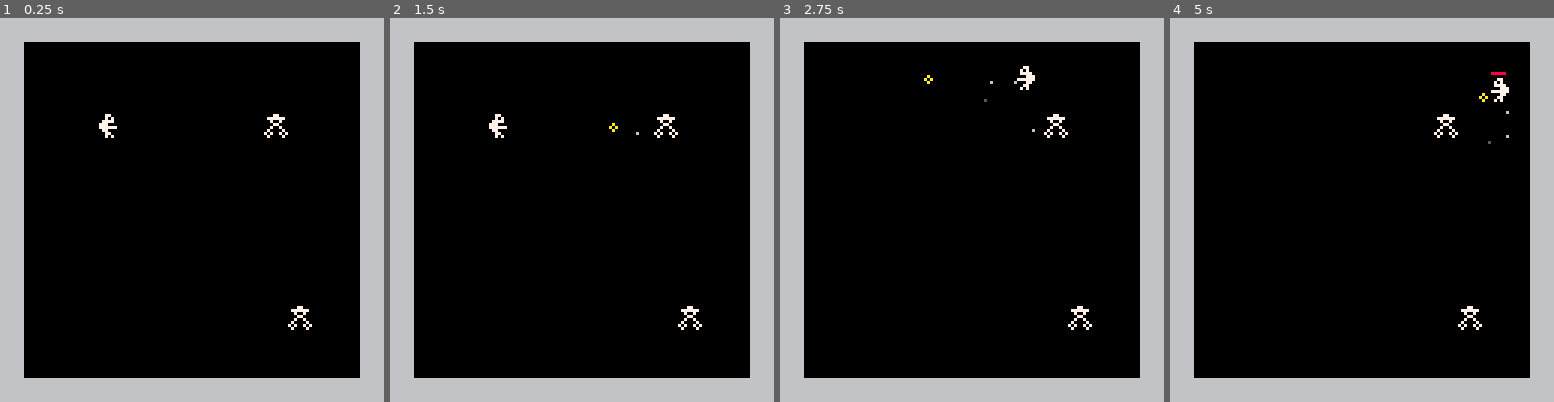
Above: before the commit, frames 1-4 (left to right).
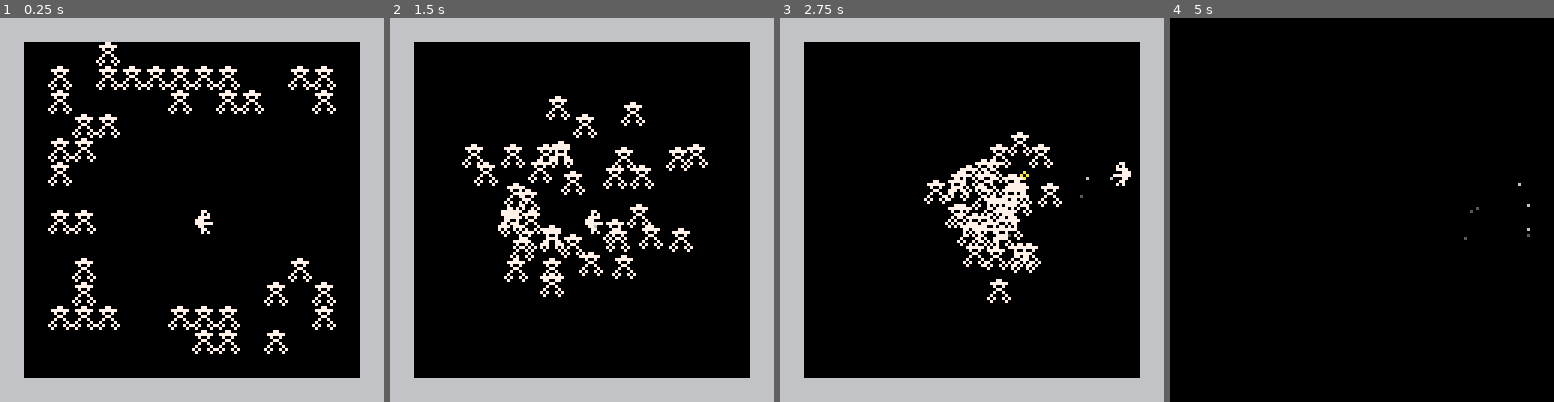
Above: after the commit, the same moments.

Repository: alxgnon/pico-8
Game: PICO-8 cartridge naut.p8
Same seed, same stepped clock (60 frames per second), same inputs: the game is played once before the commit and once after it.
Inputs:
- Up to frame 1 (0.25 s): no input
- Up to frame 2 (1.5 s): tap X (X key) at 0.33, 1.07 s; tap O (Z key) at 0.7 s
- Up to frame 3 (2.75 s): hold Right 1.6-2.1 s; tap O (Z key) at 1.7, 2.1, 2.5 s; tap X (X key) at 1.85 s; hold Up 2.15-2.42 s; hold Right from 2.47 s (still down)
- Up to frame 4 (5 s): tap O (Z key) every 0.4 s from 2.9 to 4.9 s; tap X (X key) at 2.97, 4.08 s; release Right at 3.03 s; hold Left 3.08-3.58 s; hold Down 3.63-3.97 s; hold Right 4.02-4.68 s; hold Up from 4.73 s (still down)

The runs differ from the first frame. In frame 1, 5.4% of the frame differs, in the area x 12-88%, y 6-88%; in frame 2, 5.1%; in frame 3, 4.4%; in frame 4, 24%, in the area x 0-100%, y 0-100%.

Commit message:
add drone seeking behaviour

Diff:
--- a/naut.p8
+++ b/naut.p8
@@ -11,7 +11,7 @@
 	sparks = {}
 	for x = 0, 15 do
 		for y = 0, 15 do
-			if mget(x, y) == 068 then
+			if mget(x, y) == 064 then
 				pl = player(x * 8, y * 8)
 				add(actors, pl)
 				return
@@ -90,7 +90,7 @@
 		if not a.hurt
 		or a.hurt < 1
 		or a.hurt % 4 < 2 then
-			spr(068,x,y,1,1,a.f)
+			spr(064,x,y,1,1,a.f)
 		end
 	end
 	}
@@ -182,7 +182,7 @@
 	local x, y = solid_collide(a)
 	if (not x) a.x += a.dx
 	if (not y) a.y += a.dy
-	return x or y
+	return x, y
 end
 
 function control_shooting(a)
@@ -212,7 +212,8 @@
 
 	, update =
 	function(a)
-		local coll = slide(a)
+		local x, y = slide(a)
+		local coll = x or y
 		if coll then
 			add(sparks,
 			plink(a.x,a.y,a.dx))
@@ -368,7 +369,6 @@
 function lemon_hit(a, b)
 	sfx(02)
 	del(actors, b)
-	a.shake = 3
 	a.hp -= b.damage
 	expl(b.x, b.y, 16, 0.4, b.dx)
 end
@@ -381,14 +381,20 @@
 	expl(ex, ey, 1, 0.5)
 end
 
-function shake(a)
-	if a.shake and a.shake>0 then
-		a.shake -= 1
-		local x, y = a.x-1, a.y-1
-		return x+rnd"3", y+rnd"3"
-	else
-		return a.x, a.y
-	end
+function drone_seeking(a)
+	if a.t % 42 < 1 then
+		local o =
+		atan2(pl.x-a.x,pl.y-a.y)
+		o = o - 0.1 + rnd"0.2"
+		a.dx = cos(o) * 1.3
+		a.dy = sin(o) * 1.3
+	elseif a.t % 42 > 21 then
+		a.dx = 0
+		a.dy = 0
+	end
+	local x, y = slide(a)
+	if (x) a.dx *= -1
+	if (y) a.dy *= -1
 end
 
 function drone(x, y)
@@ -401,17 +407,20 @@
 	, oy = 0
 	, w = 8
 	, h = 8
-	, hp = 8
+	, t = 30 + rnd"5"
+	, hp = 2
 	, edamage = 1
 
 	, update =
 	function(a)
 		drink_lemonade(a)
+		drone_seeking(a)
+		a.t += 1
 	end
 
 	, draw =
 	function(a)
-		spr(067, shake(a))
+		spr(067, a.x, a.y)
 	end
 	}
 end
@@ -448,32 +457,32 @@
 00000000000000000000000000000000000000000000000000000000000000000000000000000000000000000000000000000000000000000000000000000000
 00000000000000000000000000000000000000000000000000000000000000000000000000000000000000000000000000000000000000000000000000000000
 00000000000000000000000000000000000000000000000000000000000000000000000000000000000000000000000000000000000000000000000000000000
-000000001a111111111a111111177111111771110000000000000000000000000000000000000000000000000000000000000000000000000000000000000000
-00000000a0a111111111a11117777771111707110000000000000000000000000000000000000000000000000000000000000000000000000000000000000000
-007007001a1111111111111111700711117777110000000000000000000000000000000000000000000000000000000000000000000000000000000000000000
-00077000111111111111a11111177111177711110000000000000000000000000000000000000000000000000000000000000000000000000000000000000000
-0007700011111111111a111111711711177777710000000000000000000000000000000000000000000000000000000000000000000000000000000000000000
-00700700111111111111111117111171117711110000000000000000000000000000000000000000000000000000000000000000000000000000000000000000
-00000000111111111111111170711707111771110000000000000000000000000000000000000000000000000000000000000000000000000000000000000000
-00000000111111111111111117111171111717110000000000000000000000000000000000000000000000000000000000000000000000000000000000000000
+111771111a111111111a111111177111000000000000000000000000000000000000000000000000000000000000000000000000000000000000000000000000
+11170711a0a111111111a11117777771000000000000000000000000000000000000000000000000000000000000000000000000000000000000000000000000
+117777111a1111111111111111700711000000000000000000000000000000000000000000000000000000000000000000000000000000000000000000000000
+17771111111111111111a11111177111000000000000000000000000000000000000000000000000000000000000000000000000000000000000000000000000
+1777777111111111111a111111711711000000000000000000000000000000000000000000000000000000000000000000000000000000000000000000000000
+11771111111111111111111117111171000000000000000000000000000000000000000000000000000000000000000000000000000000000000000000000000
+11177111111111111111111170711707000000000000000000000000000000000000000000000000000000000000000000000000000000000000000000000000
+11171711111111111111111117111171000000000000000000000000000000000000000000000000000000000000000000000000000000000000000000000000
 __gff__
 0004060000000000000000000000000000000000000000000000000000000000000000000000000000000000000000000000000000000000000000000000000000000001000000000000000000000000000000000000000000000000000000000000000000000000000000000000000000000000000000000000000000000000
 0000000000000000000000000000000000000000000000000000000000000000000000000000000000000000000000000000000000000000000000000000000000000000000000000000000000000000000000000000000000000000000000000000000000000000000000000000000000000000000000000000000000000000
 __map__
 0202020202020202020202020202020200000000000000000000000000000000000000000000000000000000000000000000000000000000000000000000000000000000000000000000000000000000000000000000000000000000000000000000000000000000000000000000000000000000000000000000000000000000
-0200101010101010101010101000000200000000000000000000000000000000000000000000000000000000000000000000000000000000000000000000000000000000000000000000000000000000000000000000000000000000000000000000000000000000000000000000000000000000000000000000000000000000
+0200101043101010101010101000000200000000000000000000000000000000000000000000000000000000000000000000000000000000000000000000000000000000000000000000000000000000000000000000000000000000000000000000000000000000000000000000000000000000000000000000000000000000
+0200430043434343434300004343000200000000000000000000000000000000000000000000000000000000000000000000000000000000000000000000000000000000000000000000000000000000000000000000000000000000000000000000000000000000000000000000000000000000000000000000000000000000
+0200430000000043004343000043000200000000000000000000000000000000000000000000000000000000000000000000000000000000000000000000000000000000000000000000000000000000000000000000000000000000000000000000000000000000000000000000000000000000000000000000000000000000
+0200004343000000000000000000000200000000000000000000000000000000000000000000000000000000000000000000000000000000000000000000000000000000000000000000000000000000000000000000000000000000000000000000000000000000000000000000000000000000000000000000000000000000
+0200434300000000000000000000000200000000000000000000000000000000000000000000000000000000000000000000000000000000000000000000000000000000000000000000000000000000000000000000000000000000000000000000000000000000000000000000000000000000000000000000000000000000
+0200430000000000000000000000000200000000000000000000000000000000000000000000000000000000000000000000000000000000000000000000000000000000000000000000000000000000000000000000000000000000000000000000000000000000000000000000000000000000000000000000000000000000
 0200000000000000000000000000000200000000000000000000000000000000000000000000000000000000000000000000000000000000000000000000000000000000000000000000000000000000000000000000000000000000000000000000000000000000000000000000000000000000000000000000000000000000
+0200434300000000400000000000000200000000000000000000000000000000000000000000000000000000000000000000000000000000000000000000000000000000000000000000000000000000000000000000000000000000000000000000000000000000000000000000000000000000000000000000000000000000
 0200000000000000000000000000000200000000000000000000000000000000000000000000000000000000000000000000000000000000000000000000000000000000000000000000000000000000000000000000000000000000000000000000000000000000000000000000000000000000000000000000000000000000
-0200000044000000000000430000000200000000000000000000000000000000000000000000000000000000000000000000000000000000000000000000000000000000000000000000000000000000000000000000000000000000000000000000000000000000000000000000000000000000000000000000000000000000
-0200000000000000000000000000000200000000000000000000000000000000000000000000000000000000000000000000000000000000000000000000000000000000000000000000000000000000000000000000000000000000000000000000000000000000000000000000000000000000000000000000000000000000
-0200000000000000000000000000000200000000000000000000000000000000000000000000000000000000000000000000000000000000000000000000000000000000000000000000000000000000000000000000000000000000000000000000000000000000000000000000000000000000000000000000000000000000
-0200000000000000000000000000000200000000000000000000000000000000000000000000000000000000000000000000000000000000000000000000000000000000000000000000000000000000000000000000000000000000000000000000000000000000000000000000000000000000000000000000000000000000
-0200000000000000000000000000000200000000000000000000000000000000000000000000000000000000000000000000000000000000000000000000000000000000000000000000000000000000000000000000000000000000000000000000000000000000000000000000000000000000000000000000000000000000
-0200000000000000000000000000000200000000000000000000000000000000000000000000000000000000000000000000000000000000000000000000000000000000000000000000000000000000000000000000000000000000000000000000000000000000000000000000000000000000000000000000000000000000
-0200000000000000000000000000000200000000000000000000000000000000000000000000000000000000000000000000000000000000000000000000000000000000000000000000000000000000000000000000000000000000000000000000000000000000000000000000000000000000000000000000000000000000
-0200000000000000000000000000000200000000000000000000000000000000000000000000000000000000000000000000000000000000000000000000000000000000000000000000000000000000000000000000000000000000000000000000000000000000000000000000000000000000000000000000000000000000
-0200000000000000000000004300000200000000000000000000000000000000000000000000000000000000000000000000000000000000000000000000000000000000000000000000000000000000000000000000000000000000000000000000000000000000000000000000000000000000000000000000000000000000
-0200000000000000000000000000000200000000000000000000000000000000000000000000000000000000000000000000000000000000000000000000000000000000000000000000000000000000000000000000000000000000000000000000000000000000000000000000000000000000000000000000000000000000
+0200004300000000000000004300000200000000000000000000000000000000000000000000000000000000000000000000000000000000000000000000000000000000000000000000000000000000000000000000000000000000000000000000000000000000000000000000000000000000000000000000000000000000
+0200004300000000000000430043000200000000000000000000000000000000000000000000000000000000000000000000000000000000000000000000000000000000000000000000000000000000000000000000000000000000000000000000000000000000000000000000000000000000000000000000000000000000
+0200434343000043434300000043000200000000000000000000000000000000000000000000000000000000000000000000000000000000000000000000000000000000000000000000000000000000000000000000000000000000000000000000000000000000000000000000000000000000000000000000000000000000
+0200000000000000434300430000000200000000000000000000000000000000000000000000000000000000000000000000000000000000000000000000000000000000000000000000000000000000000000000000000000000000000000000000000000000000000000000000000000000000000000000000000000000000
 0200000000000000000000000000000200000000000000000000000000000000000000000000000000000000000000000000000000000000000000000000000000000000000000000000000000000000000000000000000000000000000000000000000000000000000000000000000000000000000000000000000000000000
 0202020202020202020202020202020200000000000000000000000000000000000000000000000000000000000000000000000000000000000000000000000000000000000000000000000000000000000000000000000000000000000000000000000000000000000000000000000000000000000000000000000000000000
 
